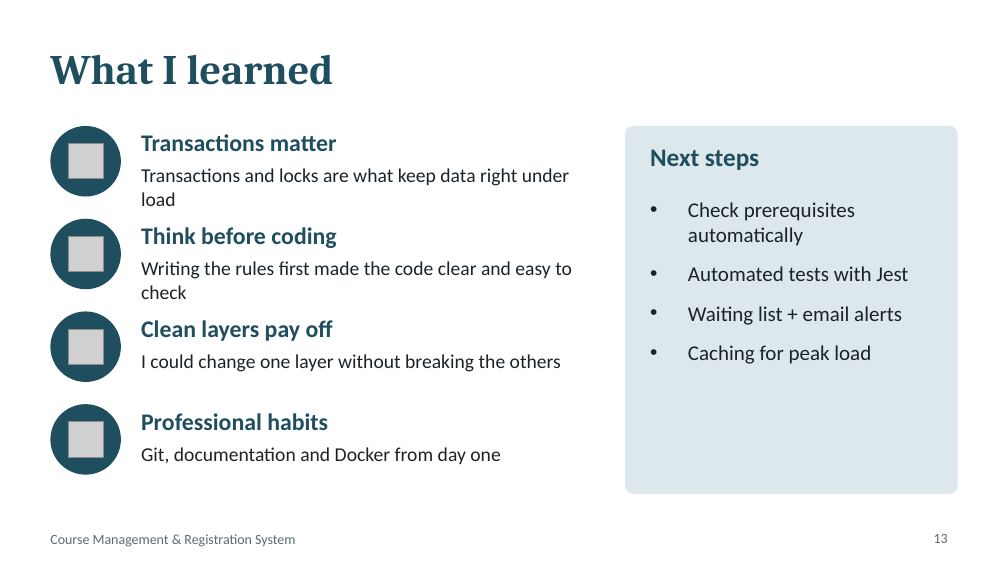
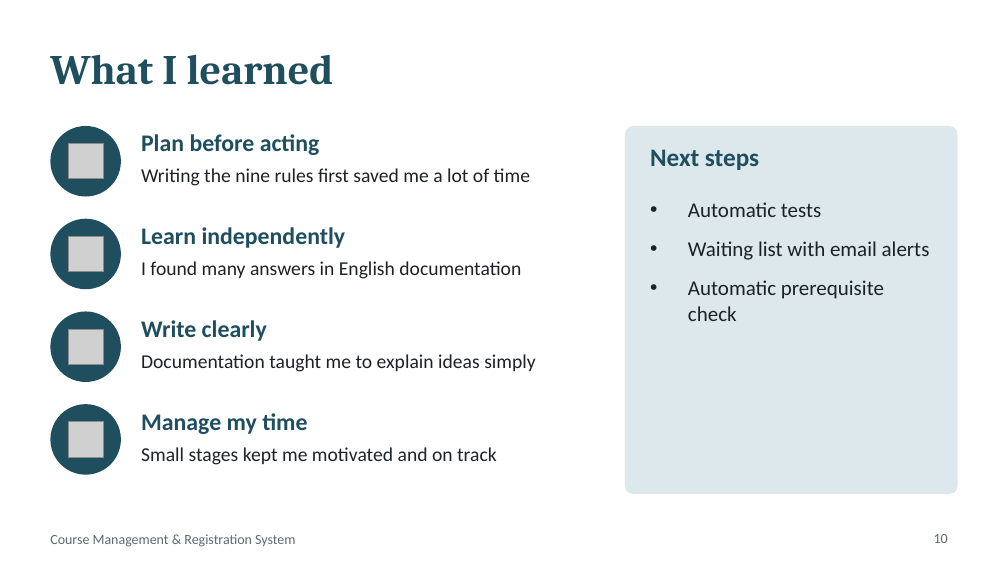
Before and after one commit to JustALog/Course-management-system, a slide deck: slide 10 of report/presentation.pptx (slide 13 before the commit). Drawn at 1008x567 pixels with LibreOffice and Linux fonts; fonts in the diff are those of the drawing; grey boxes stand for pictures. Boxes give left, top, right and bottom in pixels: in the first picture for what was removed or moved away, otherwise in the second. Text is boxed around its words. In the diff, an @@ line names an element or a change of style, - is before the commit and + after.

```diff
--- a/report/presentation.pptx
+++ b/report/presentation.pptx
@@ text at [141,134,320,155]: text changed @@
-Transactions matter
+Plan before acting
@@ text at [141,168,530,186]: text changed @@
-Transactions and locks are what keep data right under load
+Writing the nine rules first saved me a lot of time
@@ text at [688,202,930,321]: text changed @@
-• Check prerequisites automatically
-• Automated tests with Jest
-• Waiting list + email alerts
-• Caching for peak load
+• Automatic tests
+• Waiting list with email alerts
+• Automatic prerequisite check
@@ text at [141,227,346,248]: text changed @@
-Think before coding
+Learn independently
@@ text at [141,261,521,279]: text changed @@
-Writing the rules first made the code clear and easy to check
+I found many answers in English documentation
@@ text at [141,320,267,341]: text changed @@
-Clean layers pay off
+Write clearly
@@ text at [141,354,536,372]: text changed @@
-I could change one layer without breaking the others
+Documentation taught me to explain ideas simply
@@ text at [141,413,307,434]: text changed @@
-Professional habits
+Manage my time
@@ text at [141,447,497,465]: text changed @@
-Git, documentation and Docker from day one
+Small stages kept me motivated and on track
@@ page number at [934,534,948,543]: text changed @@
-13
+10
```
Also in this commit, not shown: 6 other slides changed, 2 slides added, 5 slides removed, 5 other files.
